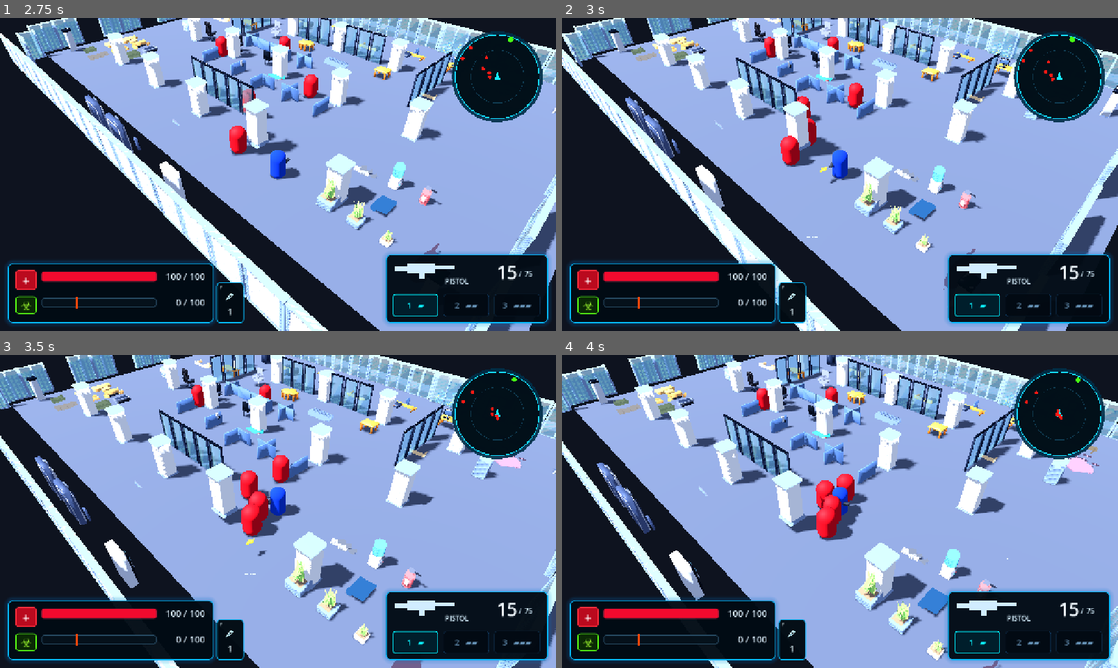
Above: before the commit, frames 1-4 (two rows, left to right).
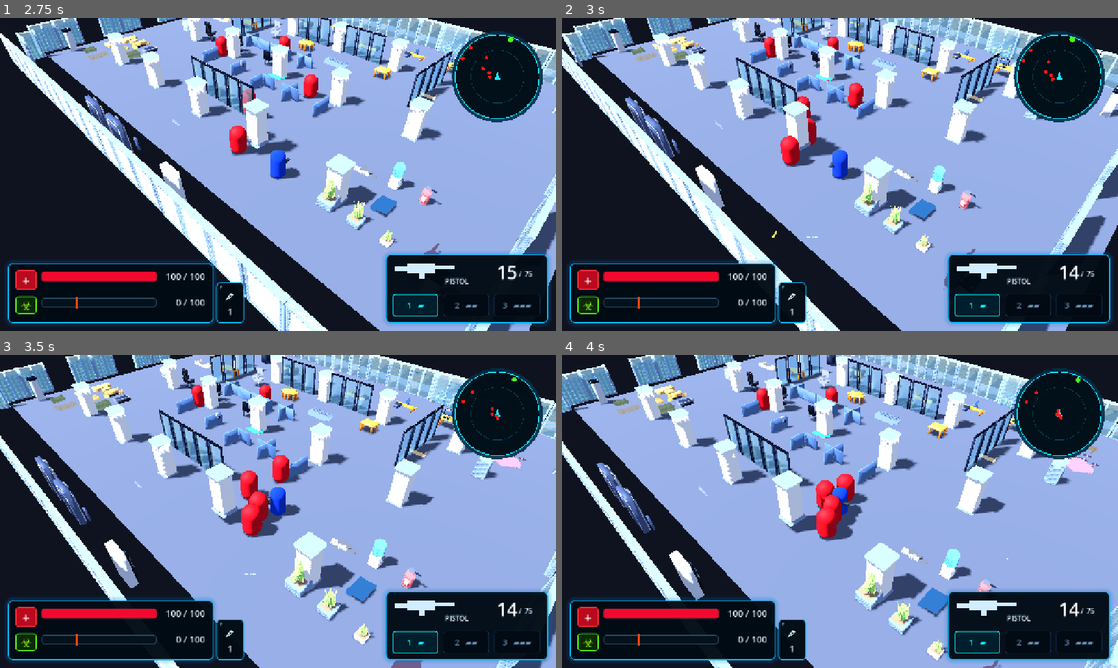
Above: after the commit, the same moments.

Repository: bageus/Infection-shooter
Game: Godot game, scene res://game/bootstrap/app/main.tscn
Two runs of this game, one before a commit and one after it. Both use one fixed random seed, a clock stepped at 60 frames per second and the inputs below.
Inputs (mouse positions are in pixels of both pictures, inside the frame that each line leads up to):
- Up to frame 1 (2.75 s): move the mouse to (400, 158) at 0.52 s; hold D (move_right) 0.53-1.28 s; tap F (antidote) at 0.6 s; move the mouse to (166, 190) at 1.27 s; hold S (move_down) 1.28-2.03 s; tap Q (camera_left) at 1.35 s; move the mouse to (333, 105) at 2.02 s; hold D (move_right) from 2.03 s (still down); tap E (camera_right) at 2.1 s
- Up to frame 2 (3 s): move the mouse to (812, 237) at 2.77 s; release D (move_right) at 2.78 s; hold W (move_up) from 2.78 s (still down); click (812, 237) at 2.85 s
- Up to frame 3 (3.5 s): keep holding W (move_up)
- Up to frame 4 (4 s): move the mouse to (1006, 558) at 3.52 s; release W (move_up) at 3.53 s; hold A (move_left) from 3.53 s (still down); tap Space (roll) at 3.6 s

Frame 1 is identical in both runs. In frame 2, 0.1% of the frame differs, in the area x 37-94%, y 47-84%; in frame 3, 0.1%; in frame 4, less than 0.1%.
Error before the commit: Invalid call to function 'setup_projectile (via call)' in base 'Node3D (prototype_bullet.gd)'. Expected 5 argument(s). (res://game/features/combat/prototype_ri…

Commit message:
Support penetrable destructible projectile hits

Diff:
--- a/game/features/combat/prototype_bullet.gd
+++ b/game/features/combat/prototype_bullet.gd
@@ -1,32 +1,102 @@
 extends Node3D
+
 var _direction := Vector3.ZERO
 var _shooter: CollisionObject3D
 var _speed: float = 32.0
 var _damage: float = 20.0
 var _range: float = 30.0
 var _travelled: float = 0.0
-func setup_projectile(direction: Vector3, shooter: CollisionObject3D, damage: float, speed: float, max_range: float) -> void:
+var _weapon_name: String = "PISTOL"
+
+
+func setup_projectile(
+	direction: Vector3,
+	shooter: CollisionObject3D,
+	damage: float,
+	speed: float,
+	max_range: float,
+	weapon_name: String = "PISTOL"
+) -> void:
 	_direction = direction.normalized()
 	_shooter = shooter
 	_damage = damage
 	_speed = speed
 	_range = max_range
+	_weapon_name = weapon_name
+
+
 func _physics_process(delta: float) -> void:
 	if _travelled >= _range:
 		queue_free()
 		return
+
 	var step := minf(_speed * delta, _range - _travelled)
 	var finish := global_position + _direction * step
-	var query := PhysicsRayQueryParameters3D.create(global_position, finish, 3)
-	if _shooter != null: query.exclude = [_shooter.get_rid()]
-	var hit := get_world_3d().direct_space_state.intersect_ray(query)
-	if not hit.is_empty():
-		global_position = hit.get("position")
+	var excluded: Array[RID] = []
+	if _shooter != null:
+		excluded.append(_shooter.get_rid())
+
+	var remaining_start := global_position
+	var remaining_finish := finish
+	for pass_index in 5:
+		var query := PhysicsRayQueryParameters3D.create(remaining_start, remaining_finish, 3)
+		query.exclude = excluded
+		var hit := get_world_3d().direct_space_state.intersect_ray(query)
+		if hit.is_empty():
+			global_position = finish
+			_travelled += step
+			return
+
+		var position: Vector3 = hit.get("position")
+		var normal: Vector3 = hit.get("normal")
 		var collider: Object = hit.get("collider")
-		if collider != null and collider.has_method("take_damage"):
-			var falloff := clampf(1.0 - _travelled / maxf(_range, 0.01), 0.35, 1.0)
-			collider.call("take_damage", _damage * falloff)
-		queue_free()
-		return
+		var stops_bullet := _handle_hit(collider, position, normal)
+		if stops_bullet:
+			global_position = position
+			queue_free()
+			return
+
+		if collider is CollisionObject3D:
+			excluded.append((collider as CollisionObject3D).get_rid())
+		remaining_start = position + _direction * 0.04
+
 	global_position = finish
 	_travelled += step
+
+
+func _handle_hit(collider: Object, position: Vector3, normal: Vector3) -> bool:
+	if collider == null:
+		return true
+
+	var falloff := clampf(1.0 - _travelled / maxf(_range, 0.01), 0.35, 1.0)
+	var hit_damage := _damage * falloff
+
+	if collider.has_method("take_projectile_hit"):
+		return bool(collider.call(
+			"take_projectile_hit",
+			hit_damage,
+			position,
+			normal,
+			_direction,
+			_weapon_name
+		))
+
+	if collider.has_method("take_damage"):
+		if collider.has_method("take_projectile_damage"):
+			collider.call("take_projectile_damage", hit_damage, position, _direction)
+		else:
+			collider.call("take_damage", hit_damage)
+		return true
+
+	var parent := (collider as Node).get_parent() if collider is Node else null
+	if parent != null and parent.has_method("take_projectile_hit"):
+		return bool(parent.call(
+			"take_projectile_hit",
+			hit_damage,
+			position,
+			normal,
+			_direction,
+			_weapon_name
+		))
+
+	return true
